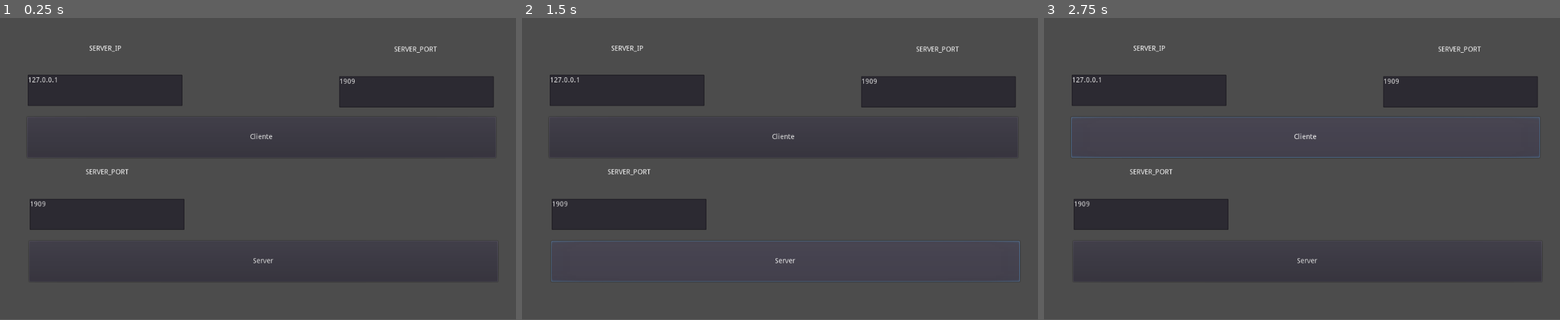
Above: before the commit, frames 1-3 (left to right).
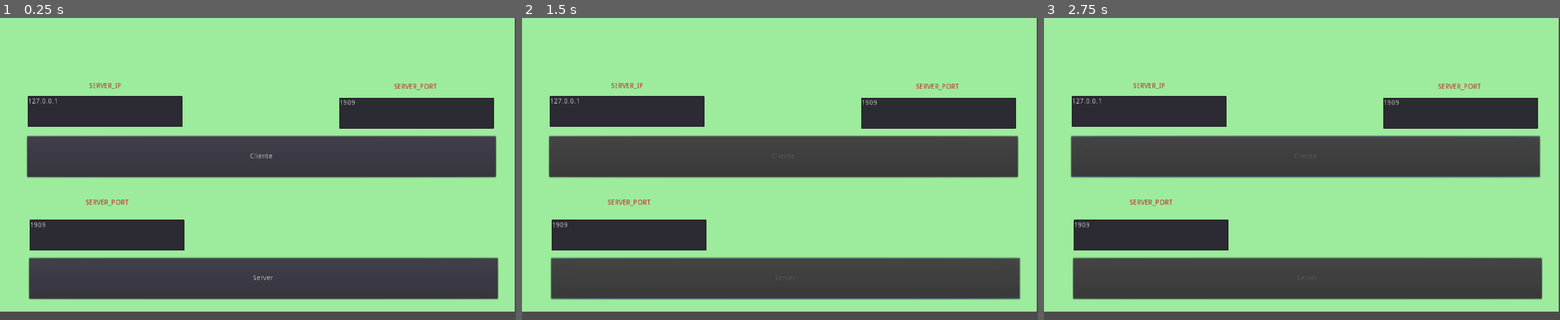
Above: after the commit, the same moments.

Repository: CycloPiStudio/Multi-Tres-en-raya
Game: Godot game, scene res://EscenaPrincipal.tscn
The game is run twice, just before and just after one commit, with the same random seed, the same clock (stepped at 60 frames per second) and the same inputs.
Inputs (mouse positions are in pixels of both pictures, inside the frame that each line leads up to):
- Up to frame 1 (0.25 s): no input
- Up to frame 2 (1.5 s): click "Cliente" at 0.5 s; click (785, 262) at 1.25 s, where only the run before the commit has a clickable "Server"
- Up to frame 3 (2.75 s): click (1307, 135) at 2 s, where only the run before the commit has a clickable "Cliente"
In our replay, the window is 800x468 before the commit and 800x469 after it. These sizes can differ from the game's own. Grey fills any space a smaller window leaves; there, only what the larger window draws over its background counts as a difference.

The runs differ from the first frame. In frame 1, 67% of the frame differs, in the area x 0-100%, y 0-98%; in frame 2, 68%; in frame 3, 69%.

Commit message:
le faltan resolver resultado

Diff:
--- a/TresEnRaya/Juego.tscn
+++ b/TresEnRaya/Juego.tscn
@@ -173,3 +173,11 @@
 "_edit_use_anchors_": false
 }
 [connection signal="pressed" from="1A" to="." method="_on_1A_pressed"]
+[connection signal="pressed" from="2A" to="." method="_on_2A_pressed"]
+[connection signal="pressed" from="3A" to="." method="_on_3A_pressed"]
+[connection signal="pressed" from="1B" to="." method="_on_1B_pressed"]
+[connection signal="pressed" from="2B" to="." method="_on_2B_pressed"]
+[connection signal="pressed" from="3B" to="." method="_on_3B_pressed"]
+[connection signal="pressed" from="1C" to="." method="_on_1C_pressed"]
+[connection signal="pressed" from="2C" to="." method="_on_2C_pressed"]
+[connection signal="pressed" from="3C" to="." method="_on_3C_pressed"]
--- a/TresEnRaya/Seleccionar.tscn
+++ b/TresEnRaya/Seleccionar.tscn
@@ -1,6 +1,6 @@
 [gd_scene load_steps=2 format=2]
 
-[ext_resource path="res://scripts/EscenaPrincipal.gd" type="Script" id=1]
+[ext_resource path="res://scripts/Seleccionar.gd" type="Script" id=1]
 
 [node name="Seleccionar" type="Control"]
 script = ExtResource( 1 )
@@ -8,11 +8,19 @@
 "_edit_use_anchors_": false
 }
 
+[node name="ColorRect" type="ColorRect" parent="."]
+margin_right = 1022.0
+margin_bottom = 584.0
+color = Color( 0.615686, 0.921569, 0.611765, 1 )
+__meta__ = {
+"_edit_use_anchors_": false
+}
+
 [node name="Cliente" type="Button" parent="."]
 margin_left = 54.3636
-margin_top = 196.679
+margin_top = 234.679
 margin_right = 984.364
-margin_bottom = 277.679
+margin_bottom = 315.679
 text = "Cliente"
 __meta__ = {
 "_edit_use_anchors_": false
@@ -20,18 +28,19 @@
 
 [node name="TextEditSERVER_IP" type="TextEdit" parent="Cliente"]
 margin_left = 1.31824
-margin_top = -84.4962
+margin_top = -80.4962
 margin_right = 308.318
-margin_bottom = -22.4962
+margin_bottom = -18.4962
 __meta__ = {
 "_edit_use_anchors_": false
 }
 
 [node name="LabelSERVER_IP" type="Label" parent="Cliente"]
 margin_left = 6.72711
-margin_top = -164.816
+margin_top = -128.816
 margin_right = 303.727
-margin_bottom = -105.816
+margin_bottom = -69.816
+custom_colors/font_color = Color( 0.917647, 0.121569, 0.121569, 1 )
 text = "SERVER_IP"
 align = 1
 valign = 1
@@ -41,18 +50,19 @@
 
 [node name="TextEditSERVER_PORT" type="TextEdit" parent="Cliente"]
 margin_left = 618.536
-margin_top = -81.1326
+margin_top = -77.1326
 margin_right = 925.536
-margin_bottom = -19.1326
+margin_bottom = -15.1326
 __meta__ = {
 "_edit_use_anchors_": false
 }
 
 [node name="LabelSERVER_PORT" type="Label" parent="Cliente"]
 margin_left = 622.263
-margin_top = -163.134
+margin_top = -127.134
 margin_right = 919.263
-margin_bottom = -104.134
+margin_bottom = -68.134
+custom_colors/font_color = Color( 0.917647, 0.121569, 0.121569, 1 )
 text = "SERVER_PORT"
 align = 1
 valign = 1
@@ -62,9 +72,9 @@
 
 [node name="Server" type="Button" parent="."]
 margin_left = 57.7272
-margin_top = 443.903
+margin_top = 476.903
 margin_right = 987.727
-margin_bottom = 524.903
+margin_bottom = 557.903
 text = "Server"
 __meta__ = {
 "_edit_use_anchors_": false
@@ -72,23 +82,33 @@
 
 [node name="TextEditSERVER_PORT" type="TextEdit" parent="Server"]
 margin_left = 1.31824
-margin_top = -84.4962
+margin_top = -76.4962
 margin_right = 308.318
-margin_bottom = -22.4962
+margin_bottom = -14.4962
 __meta__ = {
 "_edit_use_anchors_": false
 }
 
 [node name="LabelSERVER_PORT" type="Label" parent="Server"]
 margin_left = 6.72711
-margin_top = -166.497
+margin_top = -139.497
 margin_right = 303.727
-margin_bottom = -107.497
+margin_bottom = -80.497
+custom_colors/font_color = Color( 0.917647, 0.121569, 0.121569, 1 )
 text = "SERVER_PORT"
 align = 1
 valign = 1
 __meta__ = {
 "_edit_use_anchors_": false
 }
+
+[node name="LabelResult" type="Label" parent="."]
+margin_left = 32.0
+margin_top = 25.0
+margin_right = 1001.0
+margin_bottom = 105.0
+__meta__ = {
+"_edit_use_anchors_": false
+}
 [connection signal="pressed" from="Cliente" to="." method="_on_Cliente_pressed"]
 [connection signal="pressed" from="Server" to="." method="_on_Server_pressed"]
--- a/TresEnRaya/globales/global_server.gd
+++ b/TresEnRaya/globales/global_server.gd
@@ -6,8 +6,20 @@
 #var SERVER_PORT = 6969
 var MAX_PLAYERS = 2
 #var SERVER_IP = "192.168.18.32"
+
+
+onready var dic_botones = {
+	"primeroA" : "vacio","segundoA" : "vacio","terceroA" : "vacio",
+	"primeroB" : "vacio","segundoB" : "vacio","terceroB" : "vacio",
+	"primeroC" : "vacio","segundoC" : "vacio","terceroC" : "vacio"
+	}
+
 onready var scene = preload("res://Juego.tscn")
+
+
+
 func _ready():
+
 	pass
 
 func create_server(SERVER_PORT):
@@ -40,7 +52,6 @@
 	start_juego()
 func _Peer_Connected(player_id):
 	print("User " + str(player_id) + " Connected")
-
 	start_juego()
 
 
@@ -49,21 +60,55 @@
 	end_juego()
 
 func start_juego():
-#	scene = load("res://0_practice_folder/mc/instance_box.tscn")
-#	scene = load("res://0_practice_folder/mc/instance_box.tscn")
+	var nodo_principal = get_node("/root/EscenaPrincipal")
 	var node = scene.instance()
-#	self.add_child(node)
-	add_child(node)
-#	get_node("EscenaPrincipal/Seleccionar").queue_free()
+
+	nodo_principal.add_child(node)
 	get_tree().get_root().get_node("EscenaPrincipal/Seleccionar").queue_free()
-#	print(self.get_children())
+
 
 func end_juego():
 	pass
+#### el cliente le manda al servidor la pulsacion #### solo lado cliente
+func ClientePulsacion(boton, idjugador):
 
-func mandar_pulsacion_boton(boton):
-	rpc_unreliable_id(1, "Pulsacion", boton)
+	rpc_unreliable_id(1, "ClienteCambiaDic", boton, idjugador)
 
-remote func Pulsacion(boton):
-	print("llegaste  " + boton)
-	pass
+
+
+#### el servidor recibe la pulsacion #### esta funcion solo la activa  el cliente
+
+remote func ClienteCambiaDic(boton, idjugador):
+	print("llego el cliente al servidor  " + boton + idjugador)
+
+	dic_botones[boton] = idjugador
+	get_node("/root/EscenaPrincipal/Juego").actualizarBotones()
+	ServerEnviarDic(idjugador)
+	var nodojuego = get_node("/root/EscenaPrincipal/Juego")
+	nodojuego.desactivar_activar_botones(false)
+
+
+func ServerCambiaDic(boton, idjugador):
+	##### cambio vacio por el nombre del jugador
+	dic_botones[boton] = idjugador
+	ServerEnviarDic(idjugador)
+	get_node("/root/EscenaPrincipal/Juego").actualizarBotones()
+
+#### envia el diccionario al clienete
+
+func ServerEnviarDic(idjugador):
+	var dic = dic_botones
+
+	rpc_unreliable_id(0, "clienteReciveDic", dic, idjugador)
+
+	print("envia el diccionario : " , dic)
+
+	################ cambiar en el cliente el diccionario
+
+remote func clienteReciveDic(dic,idjugador):
+	var nodojuego = get_node("/root/EscenaPrincipal/Juego")
+	dic_botones = dic
+	nodojuego.actualizarBotones()
+	if idjugador == "Server":
+		nodojuego.desactivar_activar_botones(false)
+	print("ha recivido de vuelta el diccionario")
--- a/TresEnRaya/project.godot
+++ b/TresEnRaya/project.godot
@@ -23,6 +23,11 @@
 
 GlobalServer="*res://globales/global_server.gd"
 
+[display]
+
+window/stretch/mode="2d"
+window/stretch/aspect="keep_width"
+
 [rendering]
 
 quality/driver/driver_name="GLES2"
--- a/TresEnRaya/scripts/EscenaPrincipal.gd
+++ b/TresEnRaya/scripts/EscenaPrincipal.gd
@@ -1,33 +1,6 @@
-extends Control
-
-onready var ClienteTextEditSERVER_IP = get_node("Cliente/TextEditSERVER_IP")
-onready var ClienteTextEditSERVER_PORT = get_node("Cliente/TextEditSERVER_PORT")
-onready var ServerTextEditSERVER_PORT = get_node("Server/TextEditSERVER_PORT")
-# Called when the node enters the scene tree for the first time.
-func _ready():
-	ClienteTextEditSERVER_IP.set_text("127.0.0.1")
-	ClienteTextEditSERVER_PORT.set_text("1909")
-	ServerTextEditSERVER_PORT.set_text("1909")
-	pass # Replace with function body.
+extends Node2D
 
 
-# Called every frame. 'delta' is the elapsed time since the previous frame.
-#func _process(delta):
-#	pass
+func _ready():
 
-
-func _on_Cliente_pressed():
-	GlobalServer.jugador = "cliente"
-	var SERVER_IP = ClienteTextEditSERVER_IP.get_text()
-	var SERVER_PORT = int(ClienteTextEditSERVER_PORT.get_text())
-
-	GlobalServer.create_client(SERVER_IP, SERVER_PORT)
 	pass # Replace with function body.
-
-
-
-func _on_Server_pressed():
-	GlobalServer.jugador = "Server"
-	var SERVER_PORT = int(ClienteTextEditSERVER_PORT.get_text())
-	GlobalServer.create_server(SERVER_PORT)
-	pass # Replace with function body.
--- a/TresEnRaya/scripts/Juego.gd
+++ b/TresEnRaya/scripts/Juego.gd
@@ -1,10 +1,4 @@
 extends Control
-
-onready var lista_botones = {
-	"primeroA" : null,"segundoA" : null,"terceroA" : null,
-	"primeroB" : null,"segundoB" : null,"terceroB" : null,
-	"primeroC" : null,"segundoC" : null,"terceroC" : null
-	}
 
 onready var JugadorLabel = get_node("jugadorLabel")
 
@@ -22,45 +16,134 @@
 
 # Called when the node enters the scene tree for the first time.
 func _ready():
-#	print("mi peer",get_tree().get_network_unique_id())
-#	lista_botones.append(primeroA)
-#	lista_botones.append(segundoA)
-#	lista_botones.append(terceroA)
-#
-#	lista_botones.append(primeroB)
-#	lista_botones.append(segundoB)
-#	lista_botones.append(terceroB)
-#
-#	lista_botones.append(primeroC)
-#	lista_botones.append(segundoC)
-#	lista_botones.append(terceroC)
-
+	actualizarBotones()
+	JugadorLabel.set_text(GlobalServer.jugador)
+	if GlobalServer.jugador == "Server":
+		desactivar_activar_botones(true)
 	JugadorLabel.set_text(GlobalServer.jugador)
 	pass # Replace with function body.
 
 
+func desactivar_activar_botones(siOno):
+	primeroA.disabled = siOno
+	segundoA.disabled = siOno
+	terceroA.disabled = siOno
+	primeroB.disabled = siOno
+	segundoB.disabled = siOno
+	terceroB.disabled = siOno
+	primeroC.disabled = siOno
+	segundoC.disabled = siOno
+	terceroC.disabled = siOno
 
-# Called every frame. 'delta' is the elapsed time since the previous frame.
-#func _process(delta):
-#	pass
-func desactivar_botones():
-	primeroA.disabled = true
-	segundoA.disabled = true
-	terceroA.disabled = true
-	primeroB.disabled = true
-	segundoB.disabled = true
-	terceroB.disabled = true
-	primeroC.disabled = true
-	segundoC.disabled = true
-	terceroC.disabled = true
+func activarBotones():
+	pass
+func actualizarBotones():
+#	print("GlobalServer.dic_botones.dic_botones[primeroA]" , GlobalServer.dic_botones.dic_botones[primeroA])
+	primeroA.set_text(GlobalServer.dic_botones["primeroA"])
+	segundoA.set_text(GlobalServer.dic_botones["segundoA"])
+	terceroA.set_text(GlobalServer.dic_botones["terceroA"])
+
+	primeroB.set_text(GlobalServer.dic_botones["primeroB"])
+	segundoB.set_text(GlobalServer.dic_botones["segundoB"])
+	terceroB.set_text(GlobalServer.dic_botones["terceroB"])
+#
+	primeroC.set_text(GlobalServer.dic_botones["primeroC"])
+	segundoC.set_text(GlobalServer.dic_botones["segundoC"])
+	terceroC.set_text(GlobalServer.dic_botones["terceroC"])
+	pass
 
 func _on_1A_pressed():
+	desactivar_activar_botones(true)
+	if GlobalServer.dic_botones["primeroA"] == "vacio":
+		if GlobalServer.jugador == "Server":
+			GlobalServer.ServerCambiaDic("primeroA","Server")
+		elif GlobalServer.jugador == "cliente":
+			GlobalServer.ClientePulsacion("primeroA",GlobalServer.jugador)
+	else:
+		pass
 
-#	rpc_id(<peer_id>,"function_name", <optional_args>)
-#		rpc_unreliable_id(<peer_id>, "function_name", <optional_args>)
+func _on_2A_pressed():
+	desactivar_activar_botones(true)
+	if GlobalServer.dic_botones["segundoA"] == "vacio":
+		if GlobalServer.jugador == "Server":
+#			print("Server  " + " segundoA")
+			GlobalServer.ServerCambiaDic("segundoA","Server")
+		elif GlobalServer.jugador == "cliente":
+			GlobalServer.ClientePulsacion("segundoA",GlobalServer.jugador)
+	else:
+		pass
 
- #  probando rpc VOY POR AQUI ########################
-	desactivar_botones()
-	GlobalServer.mandar_pulsacion_boton("primeroA")
+func _on_3A_pressed():
+	desactivar_activar_botones(true)
+	if GlobalServer.dic_botones["terceroA"] == "vacio":
+		if GlobalServer.jugador == "Server":
+#			print("Server  " + " terceroA")
+			GlobalServer.ServerCambiaDic("terceroA","Server")
+		elif GlobalServer.jugador == "cliente":
+			GlobalServer.ClientePulsacion("terceroA",GlobalServer.jugador)
+	else:
+		pass
 
-	pass # Replace with function body.
+func _on_1B_pressed():
+	desactivar_activar_botones(true)
+	if GlobalServer.dic_botones["primeroB"] == "vacio":
+		if GlobalServer.jugador == "Server":
+#			print("Server  " + " primeroB")
+			GlobalServer.ServerCambiaDic("primeroB","Server")
+		elif GlobalServer.jugador == "cliente":
+			GlobalServer.ClientePulsacion("primeroB",GlobalServer.jugador)
+	else:
+		pass
+
+func _on_2B_pressed():
+	desactivar_activar_botones(true)
+	if GlobalServer.dic_botones["segundoB"] == "vacio":
+		if GlobalServer.jugador == "Server":
+#			print("Server  " + " segundoB")
+			GlobalServer.ServerCambiaDic("segundoB","Server")
+		elif GlobalServer.jugador == "cliente":
+			GlobalServer.ClientePulsacion("segundoB",GlobalServer.jugador)
+
+func _on_3B_pressed():
+	desactivar_activar_botones(true)
+	if GlobalServer.dic_botones["terceroB"] == "vacio":
+		if GlobalServer.jugador == "Server":
+			print("Server  " + " terceroB")
+			GlobalServer.ServerCambiaDic("terceroB","Server")
+		elif GlobalServer.jugador == "cliente":
+			GlobalServer.ClientePulsacion("terceroB",GlobalServer.jugador)
+	else:
+		pass
+
+func _on_1C_pressed():
+	desactivar_activar_botones(true)
+	if GlobalServer.dic_botones["primeroC"] == "vacio":
+		if GlobalServer.jugador == "Server":
+#			print("Server  " + " primeroC")
+			GlobalServer.ServerCambiaDic("primeroC","Server")
+		elif GlobalServer.jugador == "cliente":
+			GlobalServer.ClientePulsacion("primeroC",GlobalServer.jugador)
+	else:
+		pass
+
+func _on_2C_pressed():
+	desactivar_activar_botones(true)
+	if GlobalServer.dic_botones["segundoC"] == "vacio":
+		if GlobalServer.jugador == "Server":
+			print("Server  " + " segundoC")
+			GlobalServer.ServerCambiaDic("segundoC","Server")
+		elif GlobalServer.jugador == "cliente":
+			GlobalServer.ClientePulsacion("segundoC",GlobalServer.jugador)
+	else:
+		pass
+
+func _on_3C_pressed():
+	desactivar_activar_botones(true)
+	if GlobalServer.dic_botones["terceroC"] == "vacio":
+		if GlobalServer.jugador == "Server":
+			print("Server  " + " terceroC")
+			GlobalServer.ServerCambiaDic("terceroC","Server")
+		elif GlobalServer.jugador == "cliente":
+			GlobalServer.ClientePulsacion("terceroC",GlobalServer.jugador)
+	else:
+		pass
--- /dev/null
+++ b/TresEnRaya/scripts/Seleccionar.gd
@@ -0,0 +1,51 @@
+extends Control
+
+
+onready var ClienteBoton = get_node("Cliente")
+onready var ServerBoton = get_node("Server")
+
+onready var ClienteTextEditSERVER_IP = get_node("Cliente/TextEditSERVER_IP")
+onready var ClienteTextEditSERVER_PORT = get_node("Cliente/TextEditSERVER_PORT")
+onready var ServerTextEditSERVER_PORT = get_node("Server/TextEditSERVER_PORT")
+onready var LabelResultados = get_node("LabelResult")
+
+# Called when the node enters the scene tree for the first time.
+func _ready():
+	ClienteTextEditSERVER_IP.set_text("127.0.0.1")
+	ClienteTextEditSERVER_PORT.set_text("1909")
+	ServerTextEditSERVER_PORT.set_text("1909")
+	pass # Replace with function body.
+
+
+# Called every frame. 'delta' is the elapsed time since the previous frame.
+#func _process(delta):
+#	pass
+
+
+func _on_Cliente_pressed():
+	desactivarBotones()
+	GlobalServer.jugador = "cliente"
+	var SERVER_IP = ClienteTextEditSERVER_IP.get_text()
+	var SERVER_PORT = int(ClienteTextEditSERVER_PORT.get_text())
+	var resultado = ""
+	GlobalServer.create_client(SERVER_IP, SERVER_PORT)
+	PrintarResult(resultado)
+
+	pass # Replace with function body.
+
+
+
+func _on_Server_pressed():
+	desactivarBotones()
+	GlobalServer.jugador = "Server"
+	var SERVER_PORT = int(ClienteTextEditSERVER_PORT.get_text())
+	GlobalServer.create_server(SERVER_PORT)
+	var resultado = "Esperando al cliente"
+	PrintarResult(resultado)
+
+func PrintarResult(resultado):
+	LabelResultados.set_text(resultado)
+
+func desactivarBotones():
+	ClienteBoton.disabled = true
+	ServerBoton.disabled = true
